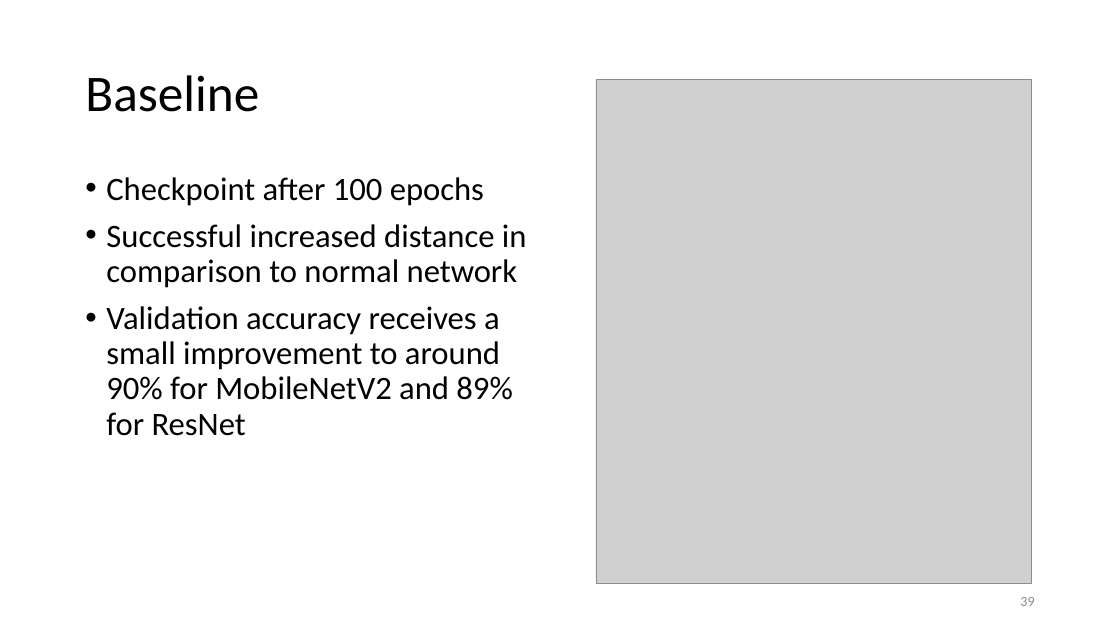
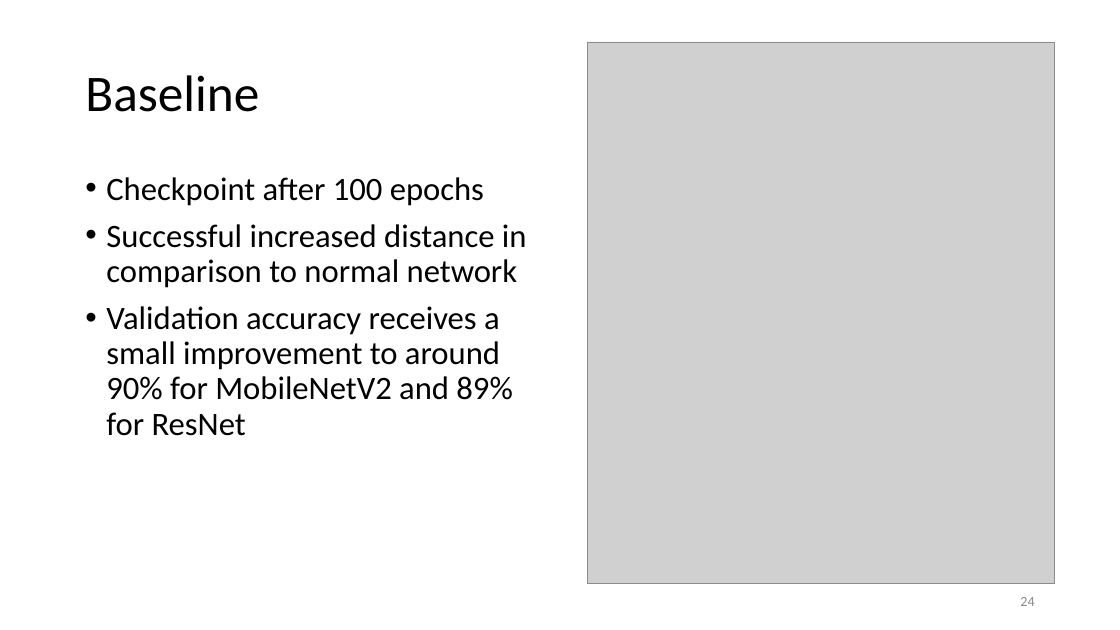
Before and after one commit to philippvb/Bachelorarbeit, a slide deck: slide 24 of presentation/Bachelorthesis_Presentation_final.odp (slide 39 before the commit). Drawn at 1120x630 pixels with LibreOffice and Linux fonts; fonts in the diff are those of the drawing; grey boxes stand for pictures. Boxes give left, top, right and bottom in pixels: in the first picture for what was removed or moved away, otherwise in the second. Text is boxed around its words. In the diff, an @@ line names an element or a change of style, - is before the commit and + after.

```diff
--- a/presentation/Bachelorthesis_Presentation_final.odp
+++ b/presentation/Bachelorthesis_Presentation_final.odp
@@ picture resized from (x1=596, y1=79, x2=1032, y2=584) to (x1=587, y1=42, x2=1055, y2=584) @@
@@ page number at (x1=1020, y1=597, x2=1034, y2=606): text changed @@
-39
+24
```
Also in this commit, not shown: 13 other slides changed, 1 slide added, 2 slides removed, 12 other files.
